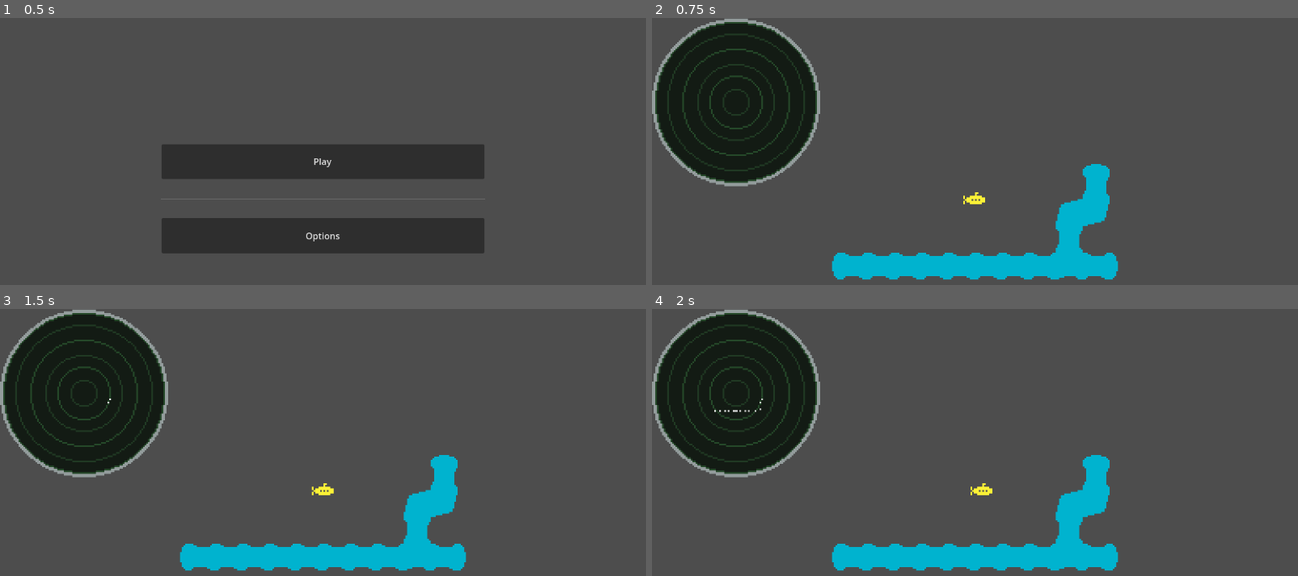
Above: before the commit, frames 1-4 (two rows, left to right).
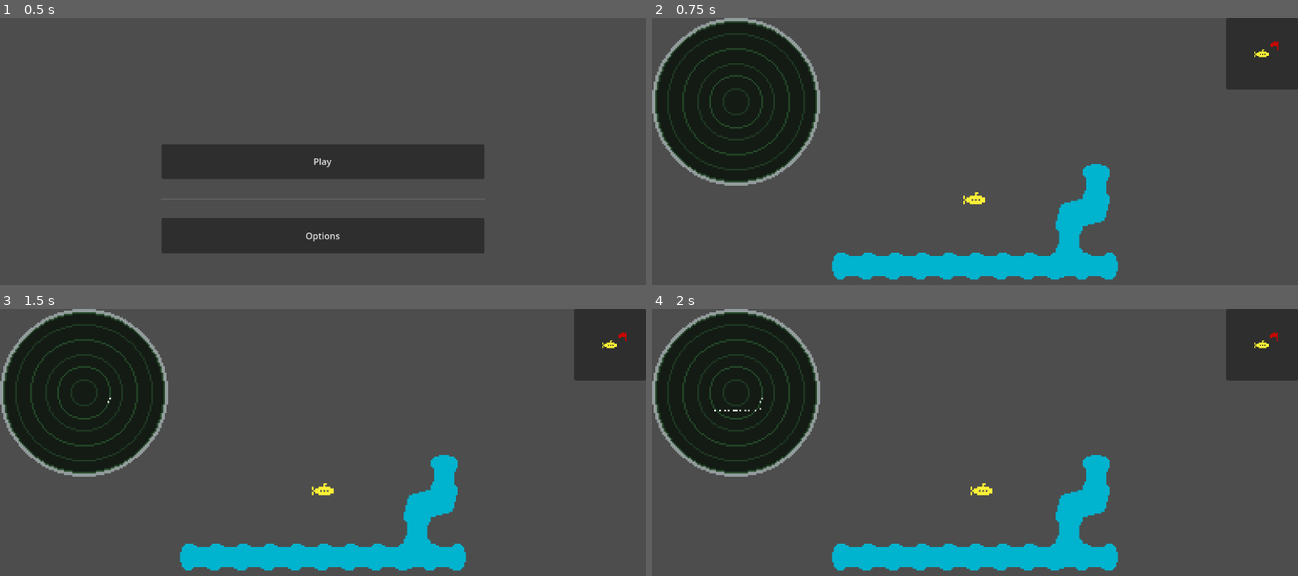
Above: after the commit, the same moments.

Repository: sparkworm/SonarScramble
Game: Godot game, scene res://scenes/main.tscn
The game is run twice, just before and just after one commit, with the same random seed, the same clock (stepped at 60 frames per second) and the same inputs. The engine's default icon, where the game draws it, is replaced by a stand-in: a white triangle on a blue panel in a dark square.
Inputs:
- Up to frame 1 (0.5 s): no input
- Up to frame 2 (0.75 s): click "Play" at 0.5 s
- Up to frame 3 (1.5 s): tap Enter at 1.25 s; hold D (move_right) from 1.28 s (still down); tap Space (scan) at 1.35 s
- Up to frame 4 (2 s): keep holding D (move_right)

Frame 1 is identical in both runs. In frame 2, 3.6% of the frame differs, in the area x 0-100%, y 0-64%; in frame 3, 3.6%; in frame 4, 3.7%.

Commit message:
Added minimap.  Might change this in the future to arrows that point in the direction of destinations.

Diff:
--- a/scenes/inherited/level.tscn
+++ b/scenes/inherited/level.tscn
@@ -1,10 +1,14 @@
-[gd_scene load_steps=6 format=3 uid="uid://mwyfe8vdrtsp"]
+[gd_scene load_steps=8 format=3 uid="uid://mwyfe8vdrtsp"]
 
 [ext_resource type="Script" path="res://scenes/inherited/level.gd" id="1_jr5w7"]
 [ext_resource type="PackedScene" uid="uid://b54kub8caffbr" path="res://scenes/terrain.tscn" id="2_btskq"]
 [ext_resource type="PackedScene" uid="uid://gpiem0035mou" path="res://scenes/entities/player_submarine.tscn" id="3_qdnrg"]
 [ext_resource type="PackedScene" uid="uid://776gdghe8ftc" path="res://scenes/sonar/sonar.tscn" id="4_pa7re"]
 [ext_resource type="PackedScene" uid="uid://pfxbewe666f6" path="res://scenes/sonar/sonar_display.tscn" id="5_fqigm"]
+[ext_resource type="PackedScene" uid="uid://c8v4yy2ny8l62" path="res://scenes/mini_map/mini_map.tscn" id="5_qv5xm"]
+
+[sub_resource type="ViewportTexture" id="ViewportTexture_ejtbe"]
+viewport_path = NodePath("MiniMap")
 
 [node name="Level" type="Node"]
 script = ExtResource("1_jr5w7")
@@ -22,15 +26,30 @@
 
 [node name="Control" type="Control" parent="CanvasLayer"]
 layout_mode = 3
-anchors_preset = 4
-anchor_top = 0.5
-anchor_bottom = 0.5
-grow_vertical = 2
+anchors_preset = 1
+anchor_left = 1.0
+anchor_right = 1.0
+grow_horizontal = 0
 size_flags_horizontal = 4
 size_flags_vertical = 4
 
+[node name="Panel" type="PanelContainer" parent="CanvasLayer/Control"]
+layout_mode = 1
+anchors_preset = 1
+anchor_left = 1.0
+anchor_right = 1.0
+offset_left = -40.0
+offset_bottom = 40.0
+grow_horizontal = 0
+
+[node name="MiniMap" parent="CanvasLayer/Control/Panel" node_paths=PackedStringArray("player", "destination") instance=ExtResource("5_qv5xm")]
+layout_mode = 2
+texture = SubResource("ViewportTexture_ejtbe")
+player = NodePath("../../../../PlayerSubmarine")
+destination = NodePath("../../../../WinZone")
+
 [node name="SonarDisplay" parent="CanvasLayer" node_paths=PackedStringArray("sonar") instance=ExtResource("5_fqigm")]
-position = Vector2(150, 151)
+position = Vector2(150, 150)
 scale = Vector2(3, 3)
 sonar = NodePath("../../PlayerSubmarine/Sonar")
 
--- a/scenes/levels/test_level.tscn
+++ b/scenes/levels/test_level.tscn
@@ -6,3 +6,6 @@
 
 [node name="Terrain" parent="." index="1"]
 tile_map_data = PackedByteArray("AAAFAAIAAAABAAMAAAAEAAIAAAAEAAQAAAADAAIAAAADAAMAAAACAAIAAAAEAAQAAAABAAIAAAAEAAQAAAAAAA …(192 unchanged characters)…
+
+[node name="WinZone" parent="." index="4"]
+position = Vector2(143, -38)
--- /dev/null
+++ b/scenes/mini_map/mini_map.gd
@@ -0,0 +1,23 @@
+extends TextureRect
+
+## the amount of time that is waited between updates
+@export var update_wait_time: float = 0.1
+@export_group("Display")
+@export var player: Node2D
+@export var destination: Node2D
+@export var scale_factor: float = 10
+#@export var other_locations: Array[Node2D] # currently unused
+
+@onready var player_icon: Sprite2D = $MiniMap/Player
+@onready var destination_icon: Sprite2D = $MiniMap/Destination
+@onready var update_timer: Timer = $UpdateTimer
+
+# Called when the node enters the scene tree for the first time.
+func _ready():
+	update_timer.wait_time = update_wait_time
+	update_timer.start()
+	_on_update_timer_timeout()
+
+func _on_update_timer_timeout():
+	player_icon.position = player.position / scale_factor
+	destination_icon.position = destination.position / scale_factor
--- /dev/null
+++ b/scenes/mini_map/mini_map.tscn
@@ -0,0 +1,32 @@
+[gd_scene load_steps=5 format=3 uid="uid://c8v4yy2ny8l62"]
+
+[ext_resource type="Script" path="res://scenes/mini_map/mini_map.gd" id="1_ri15m"]
+[ext_resource type="Texture2D" uid="uid://bkdpe2hgjwk85" path="res://visuals/sprites/flag.png" id="3_byahr"]
+[ext_resource type="Texture2D" uid="uid://da4mxbp5u4hla" path="res://visuals/sprites/submarine_icon.png" id="3_qwcnp"]
+
+[sub_resource type="ViewportTexture" id="ViewportTexture_uljl3"]
+viewport_path = NodePath("MiniMap")
+
+[node name="MiniMap" type="TextureRect"]
+texture = SubResource("ViewportTexture_uljl3")
+script = ExtResource("1_ri15m")
+
+[node name="MiniMap" type="SubViewport" parent="."]
+disable_3d = true
+transparent_bg = true
+canvas_item_default_texture_filter = 0
+size = Vector2i(128, 128)
+render_target_update_mode = 4
+
+[node name="Player" type="Sprite2D" parent="MiniMap"]
+texture = ExtResource("3_qwcnp")
+
+[node name="Camera" type="Camera2D" parent="MiniMap/Player"]
+zoom = Vector2(2, 2)
+
+[node name="Destination" type="Sprite2D" parent="MiniMap"]
+texture = ExtResource("3_byahr")
+
+[node name="UpdateTimer" type="Timer" parent="."]
+
+[connection signal="timeout" from="UpdateTimer" to="." method="_on_update_timer_timeout"]
--- /dev/null
+++ b/scenes/mini_map/mini_map_icon.tscn
@@ -0,0 +1,6 @@
+[gd_scene load_steps=2 format=3 uid="uid://bgprr62q3j3pa"]
+
+[ext_resource type="Texture2D" uid="uid://cgy2wd1800pf0" path="res://visuals/sprites/sonar_blip.png" id="1_mlhrh"]
+
+[node name="MiniMapIcon" type="Sprite2D"]
+texture = ExtResource("1_mlhrh")
Binary file added: visuals/sprites/flag.png
Not shown, added: visuals/sprites/flag.png.import
